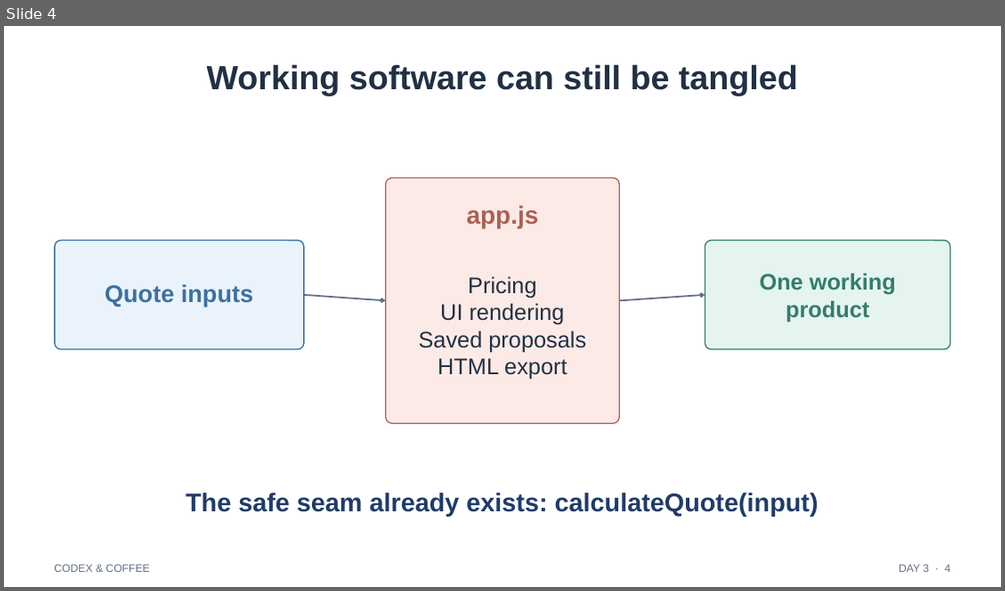
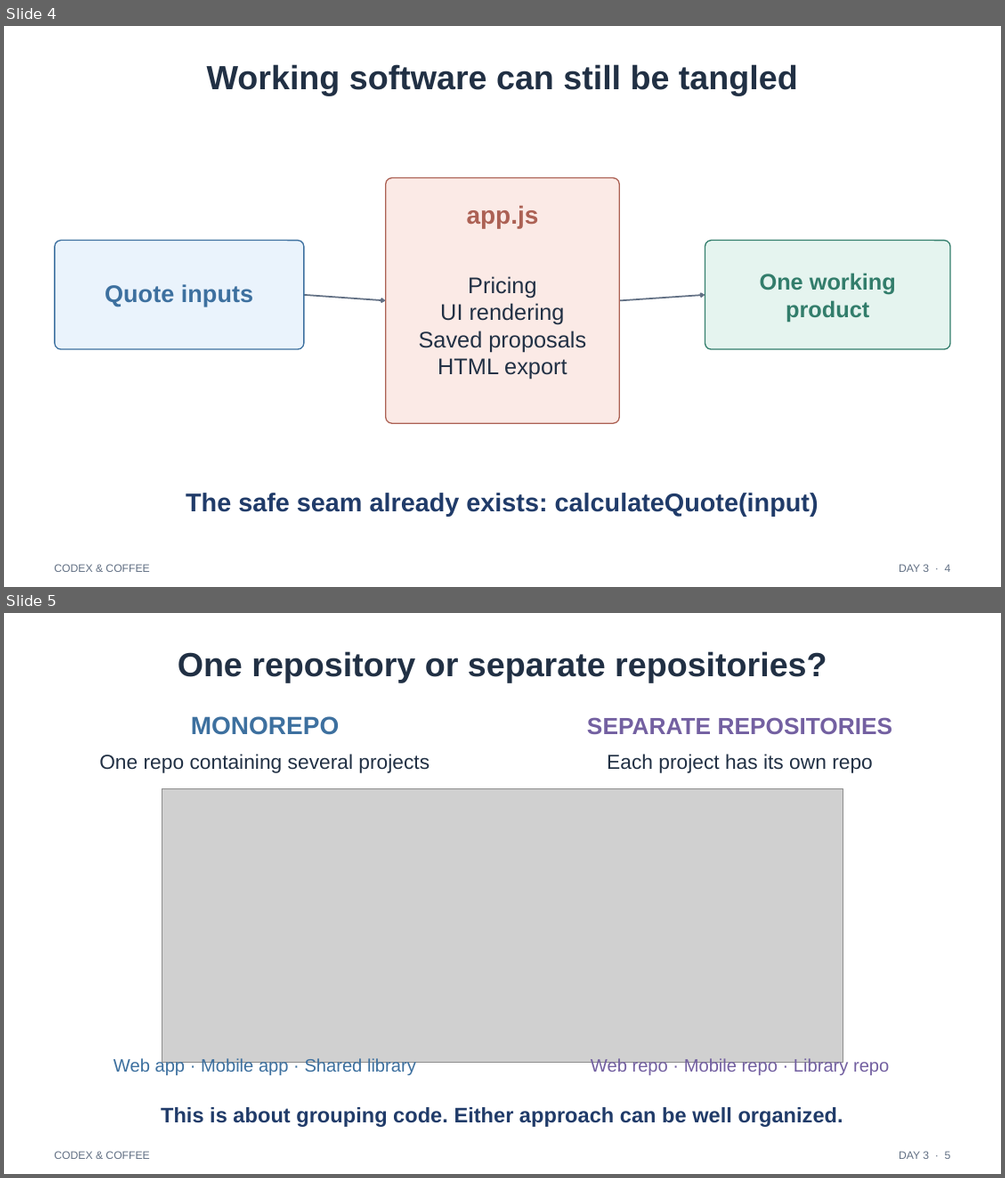
Before and after one commit to promptadvisers/codexandcoffee, a slide deck: day-03/Day-03.pptx. Shown one above the other, each under a label of ours: slide 4 before the commit, slides 4 and 5 after it. The pictures are 1005x591 and 1005x1178 pixels, drawn with LibreOffice and Linux fonts; fonts in the diff are those of the drawing; grey boxes stand for pictures. Boxes give left, top, right and bottom in pixels: in the first picture for what was removed or moved away, otherwise in the second. Text is boxed around its words. In the diff, an @@ line names an element or a change of style, - is before the commit and + after.

Commit message:
Explain monorepos and separate repositories in Day 3

```diff
--- a/day-03/Day-03.pptx
+++ b/day-03/Day-03.pptx
@@ slide 5 added at (x1=4, y1=613, x2=1001, y2=1174), background #FFFFFF @@
@@ text added at (x1=178, y1=651, x2=826, y2=682), 32.2 pt, text #213044, bold @@
+One repository or separate repositories?
@@ text added at (x1=191, y1=716, x2=339, y2=735), 24 pt, text #3D709F, bold @@
+MONOREPO
@@ text added at (x1=587, y1=717, x2=893, y2=734), 22.5 pt, text #7360A1, bold @@
+SEPARATE REPOSITORIES
@@ text added at (x1=99, y1=754, x2=429, y2=773), 19.5 pt, text #213044 @@
+One repo containing several projects
@@ text added at (x1=607, y1=754, x2=873, y2=773), 19.5 pt, text #213044 @@
+Each project has its own repo
@@ picture added at (x1=162, y1=788, x2=844, y2=1062) @@
@@ text added at (x1=113, y1=1058, x2=416, y2=1077), 17.2 pt, text #3D709F @@
+Web app · Mobile app · Shared library
@@ text added at (x1=591, y1=1058, x2=889, y2=1075), 17.2 pt, text #7360A1 @@
+Web repo · Mobile repo · Library repo
@@ text added at (x1=161, y1=1107, x2=843, y2=1127), 20.2 pt, text #203B69, bold @@
+This is about grouping code. Either approach can be well organized.
@@ text added at (x1=54, y1=1151, x2=149, y2=1159), 10.5 pt, text #627084 @@
+CODEX & COFFEE
@@ text added at (x1=898, y1=1151, x2=951, y2=1159), 10.5 pt, text #627084 @@
+DAY 3 · 5
```
Also in this commit, not shown: 15 slides changed.
